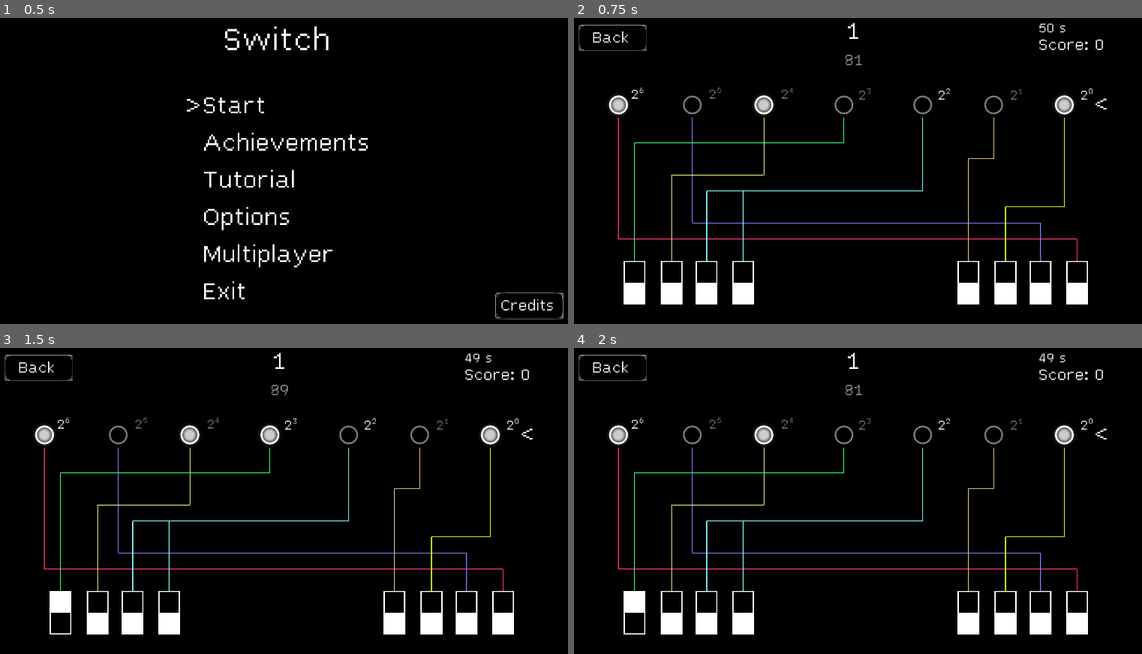
Above: before the commit, frames 1-4 (two rows, left to right).
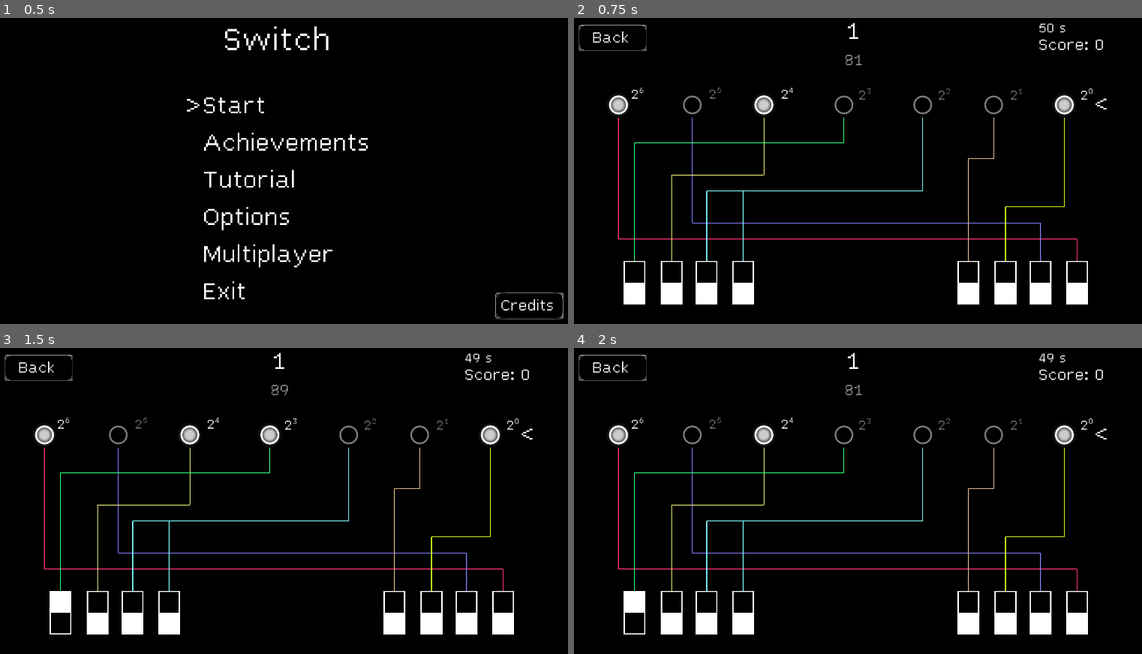
Above: after the commit, the same moments.

Repository: DragonCat4012/Switch
Game: Godot game, scene res://Scenes/menu.tscn
Same seed, same stepped clock (60 frames per second), same inputs: the game is played once before the commit and once after it.
Inputs (mouse positions are in pixels of both pictures, inside the frame that each line leads up to):
- Up to frame 1 (0.5 s): no input
- Up to frame 2 (0.75 s): tap Enter (ui_accept) at 0.5 s; move the mouse to (988, 146) at 0.52 s; hold Up (ui_up) from 0.53 s (still down); tap 0 (0) at 0.6 s; click (988, 146) at 0.67 s
- Up to frame 3 (1.5 s): tap Enter (ui_accept) at 0.77, 1.25 s; tap 2 (2) at 0.8, 1.35 s; move the mouse to (62, 614) at 1.27 s; release Up (ui_up) at 1.28 s; hold Down (ui_down) from 1.28 s (still down); click (62, 614) at 1.42 s
- Up to frame 4 (2 s): keep holding Down (ui_down); tap Enter (ui_accept) at 1.52 s; tap 0 (0) at 1.55 s

Frame 1 is identical in both runs. In frame 2, less than 0.1% of the frame differs, in the area x 36-67%, y 22-27%; in frame 3, less than 0.1%; in frame 4, less than 0.1%.

Commit message:
Fix wrong highlighted label

Diff:
--- a/Scenes/game.gd
+++ b/Scenes/game.gd
@@ -163,11 +163,13 @@
 
 	for index in range(arrSmallEndian.size()):
 		var pw = index
-		if smallEndian: # reverse indizes
+
+		if smallEndian: # reverse indizes to beginn from right
 			pw = arrSmallEndian.size() - index - 1
+
 		ees[index].text = "[color=7a7a7a][sup]2[/sup][font_size={30}]" + str(pw) + "[/font_size][/color]"
-		if arrSmallEndian[index].isOn:
-			x+= 2**index
+		if arrSmallEndian[pw].isOn:
+			x+= 2**pw
 			ees[index].text = "[color=ffffff][sup]2[/sup][font_size={30}]" + str(pw) + "[/font_size][/color]"
 
 	currentNumber = x
